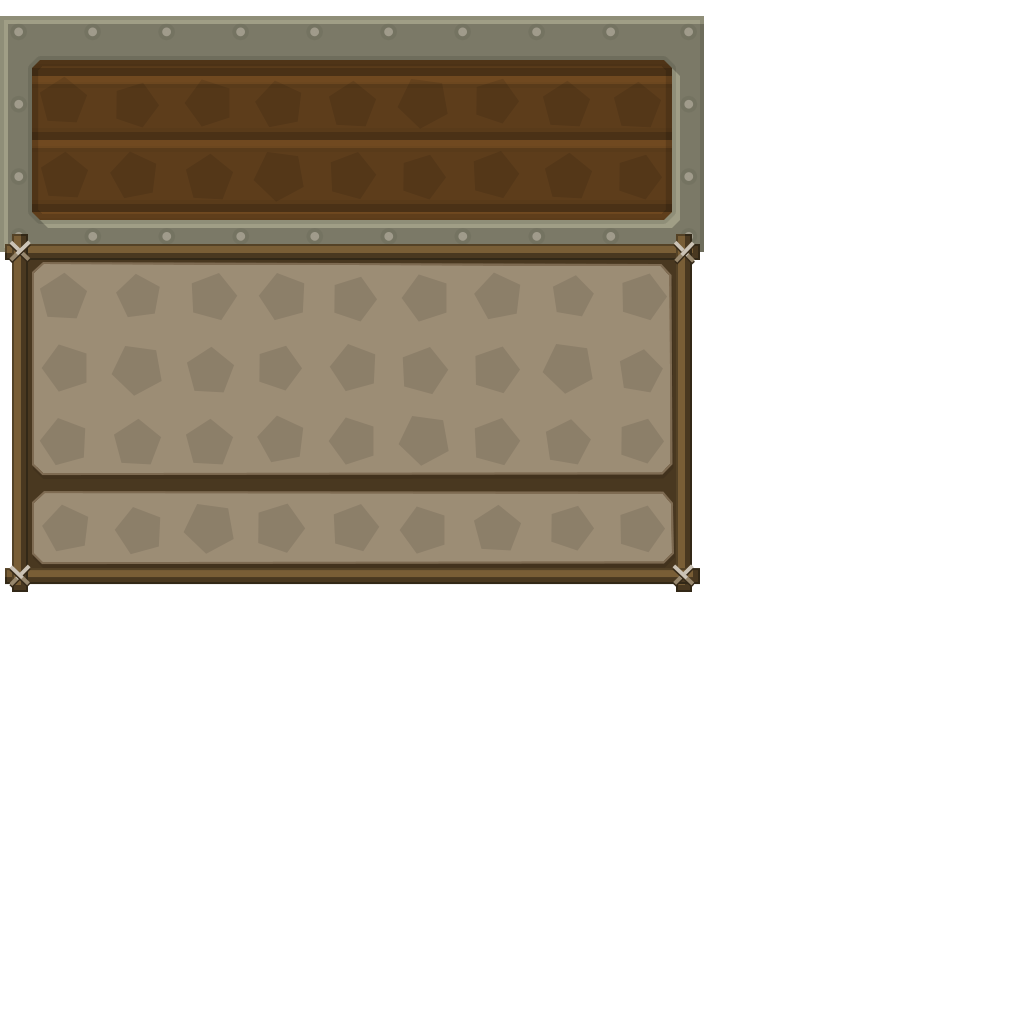
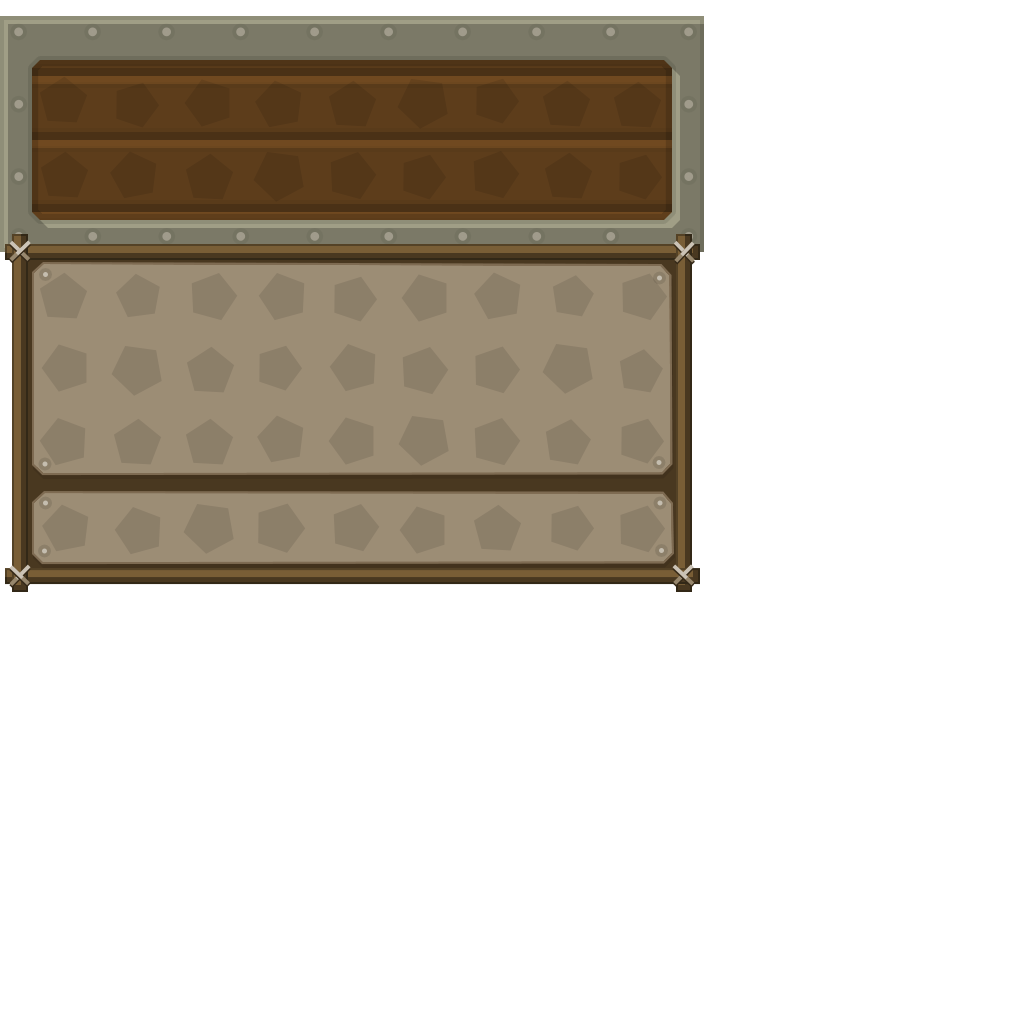
The second 1024×1024 image is a revision of the first. Changes to its layers:
added layer "Forme 21" in group "inventaire" over [42, 272, 664, 554]
painted on "Forme 20", unmasked it over [39, 268, 668, 555]
painted on "Forme 19", unmasked it over [38, 268, 668, 558]
painted on "Forme 14", unmasked it over [38, 268, 668, 558]
